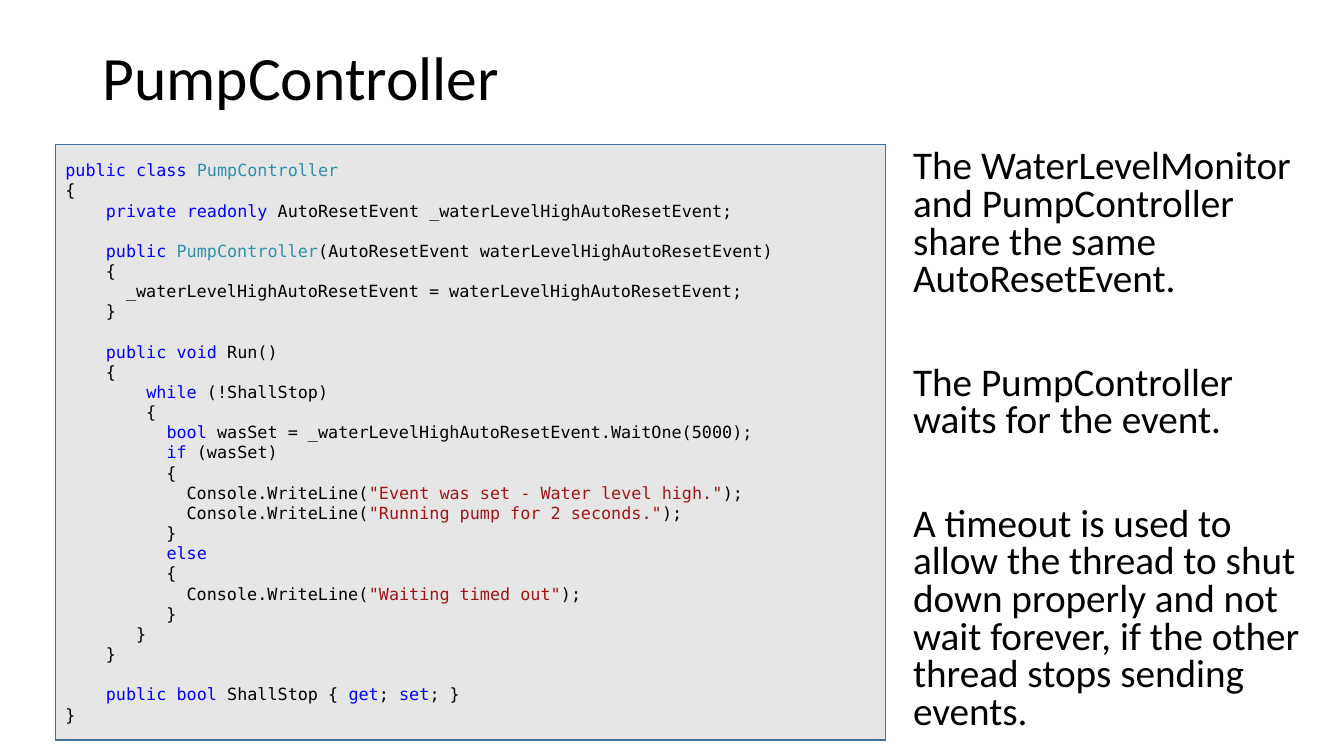
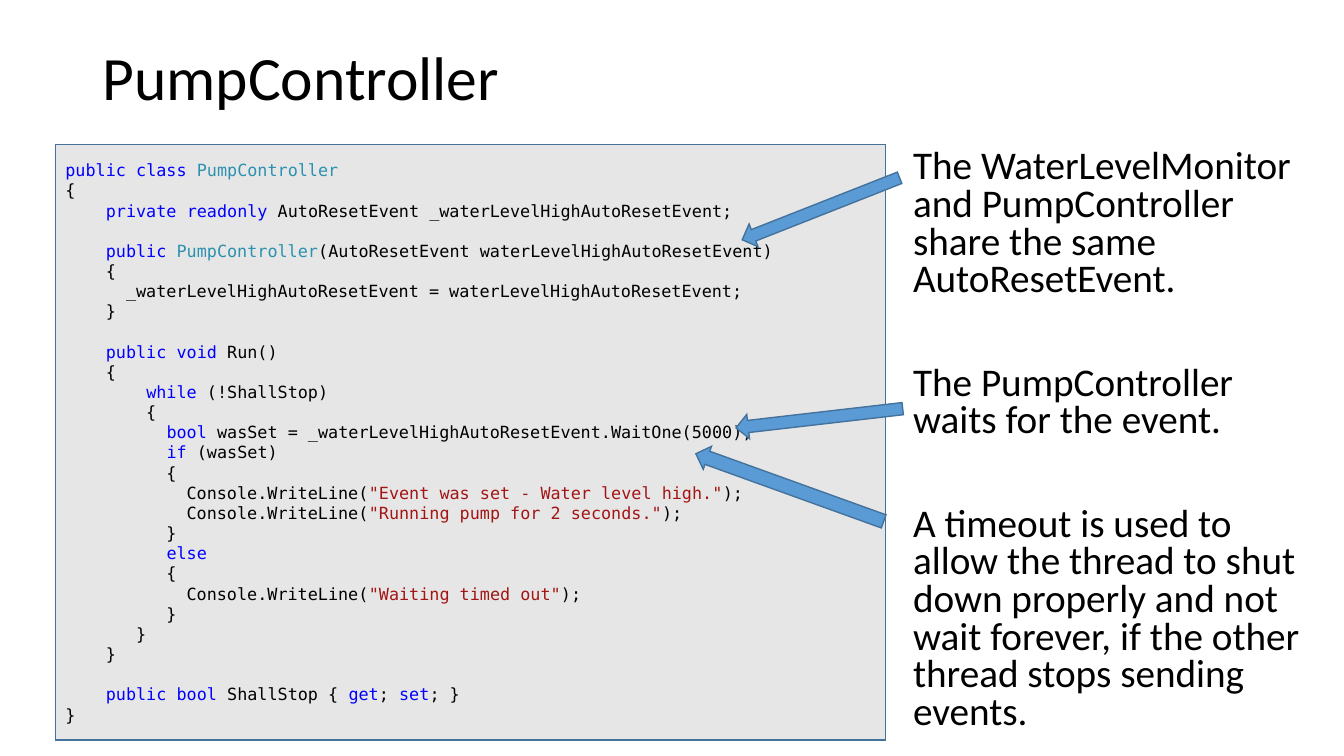
Before and after one commit to codesmurf/st3its3_teaching, a slide deck: slide 32 of 07 Thread Synchronization 2/Thread Synchronization pt 2.pptx. Drawn at 1344x756 pixels with LibreOffice and Linux fonts; fonts in the diff are those of the drawing. Boxes give left, top, right and bottom in pixels: in the first picture for what was removed or moved away, otherwise in the second. Text is boxed around its words. In the diff, an @@ line names an element or a change of style, - is before the commit and + after.

```diff
--- a/07 Thread Synchronization 2/Thread Synchronization pt 2.pptx
+++ b/07 Thread Synchronization 2/Thread Synchronization pt 2.pptx
@@ down arrow added at [737, 166, 904, 251], fill #5B9BD5, outline #43739E 1 pt @@
@@ down arrow added at [735, 397, 904, 440], fill #5B9BD5, outline #43739E 1 pt @@
@@ down arrow added at [691, 443, 887, 533], fill #5B9BD5, outline #43739E 1 pt @@
```
Also in this commit, not shown: 1 other slide changed, 5 slides added, 2 other files.
